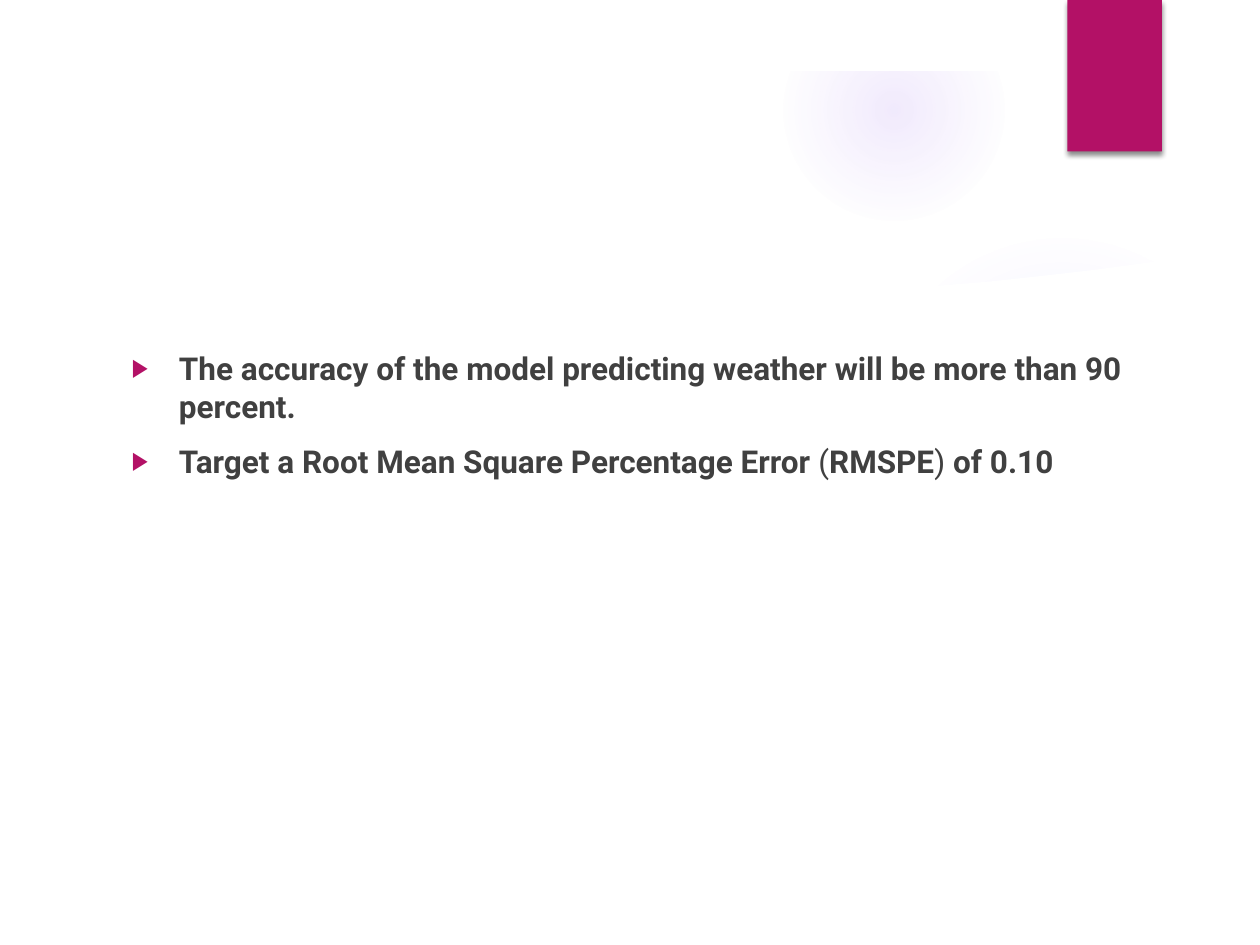
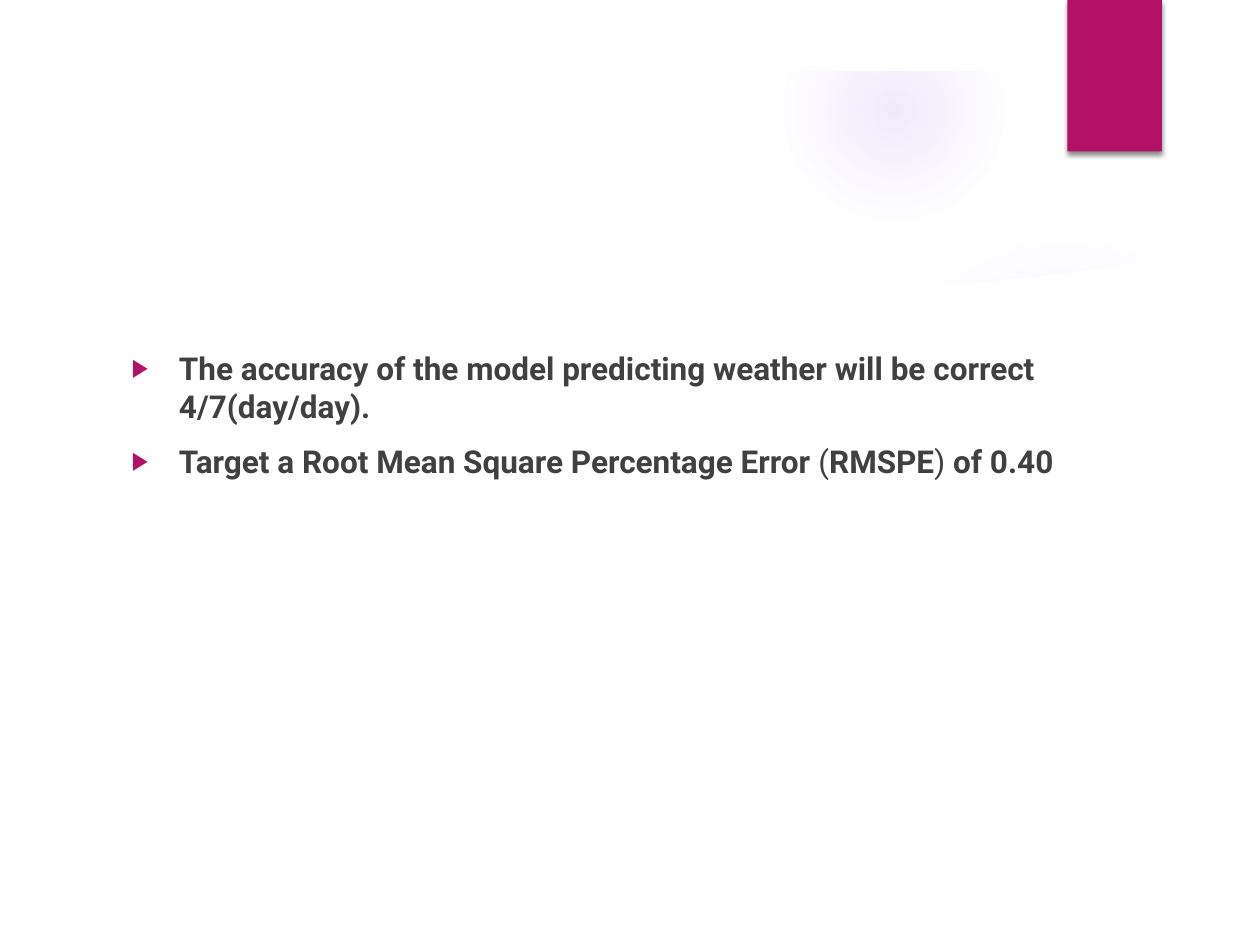
Before and after one commit to yingy4/csye7200-spring2018-group9, a slide deck: slide 8 of Presentation/Planning_Presentation _Team 9.pptx. Drawn at 1260x945 pixels with LibreOffice and Linux fonts; fonts in the diff are those of the drawing; background and template pictures are left out. Boxes give left, top, right and bottom in pixels: in the first picture for what was removed or moved away, otherwise in the second. Text is boxed around its words. In the diff, an @@ line names an element or a change of style, - is before the commit and + after.

```diff
--- a/Presentation/Planning_Presentation _Team 9.pptx
+++ b/Presentation/Planning_Presentation _Team 9.pptx
@@ text at (179, 356, 1053, 480): text changed @@
-▶ The accuracy of the model predicting weather will be more than 90 percent.
-▶ Target a Root Mean Square Percentage Error (RMSPE) of 0.10
+▶ The accuracy of the model predicting weather will be correct 4/7(day/day).
+▶ Target a Root Mean Square Percentage Error (RMSPE) of 0.40
```
Also in this commit, not shown: 2 other slides changed, 3 other files.
